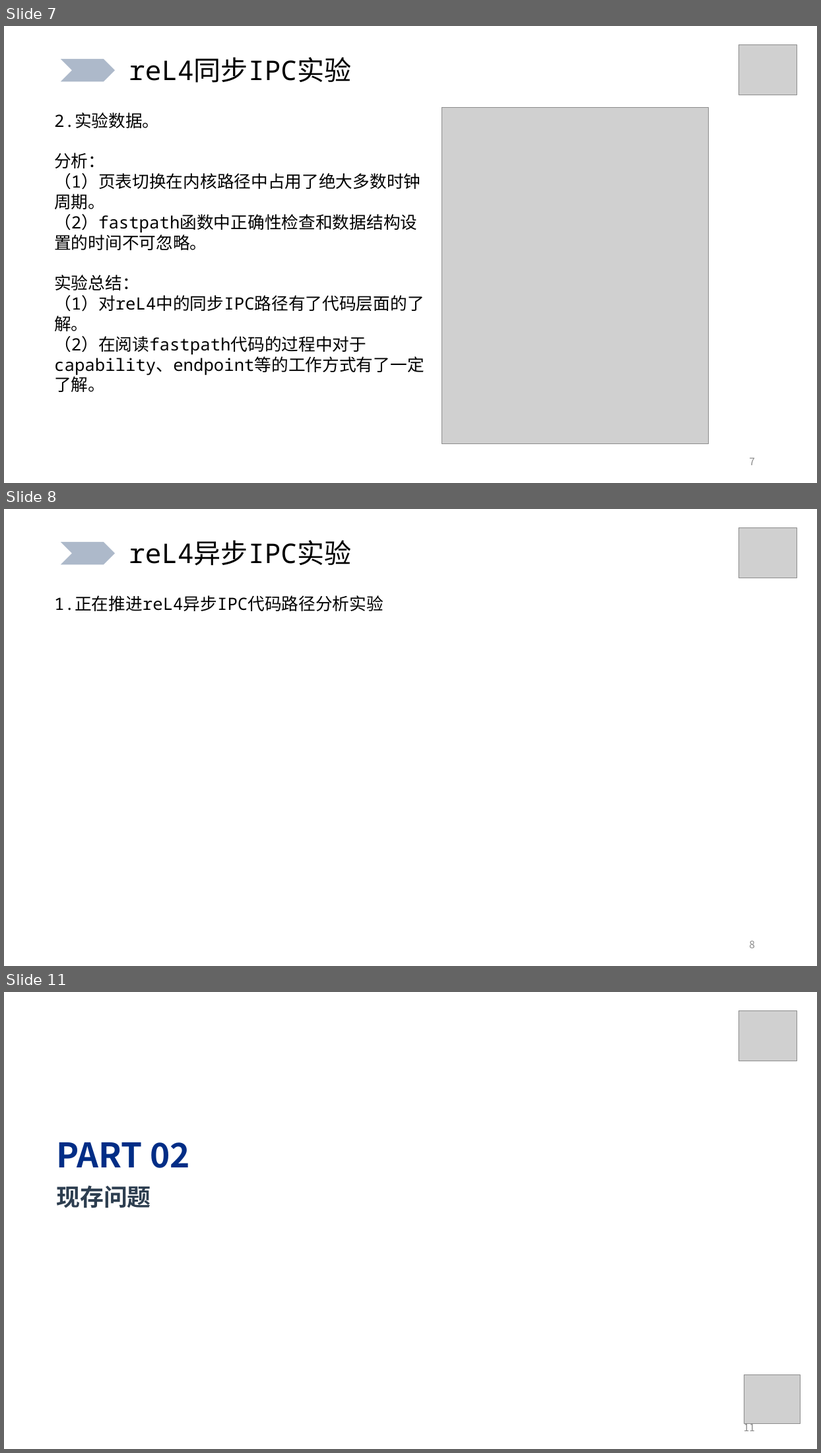
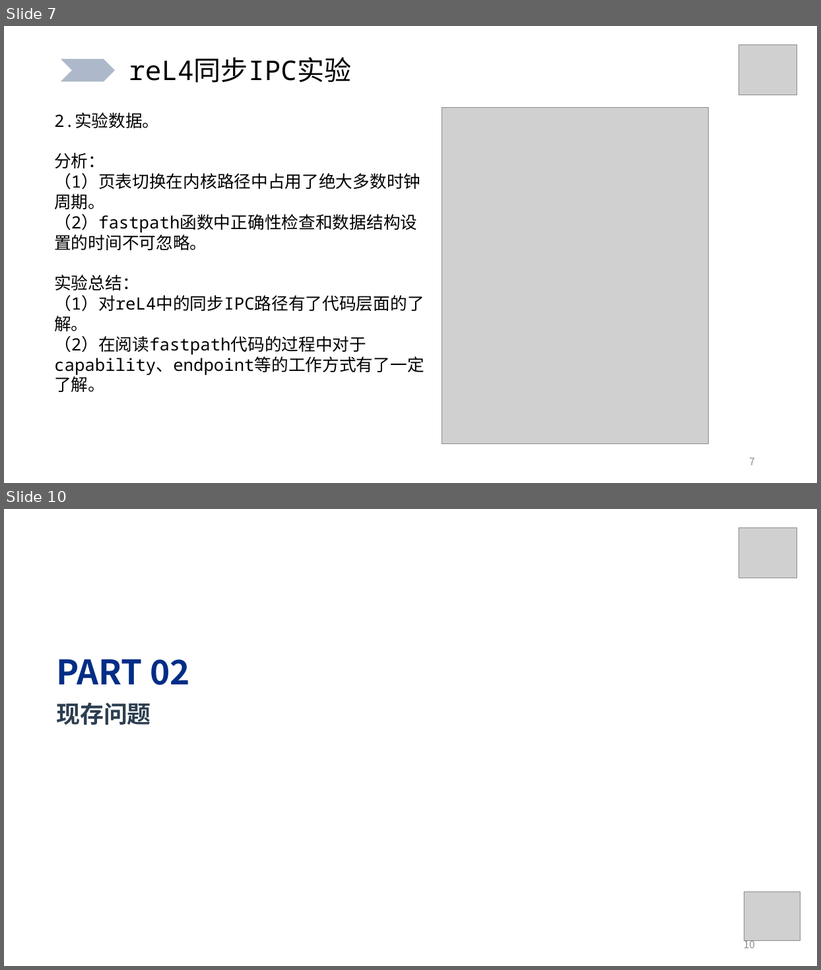
Before and after one commit to BIT-CWH/UndergraduateGraduationProject-2024-BIT-CWH, a slide deck: 中期报告-04-08.pptx. Shown one above the other, each under a label of ours: slides 7, 8 and 11 before the commit, slides 7 and 10 after it; the slides between them are not shown. The pictures are 821x1453 and 821x970 pixels, drawn with LibreOffice and Linux fonts; fonts in the diff are those of the drawing; grey boxes stand for pictures; background and template pictures are left out. Boxes give left, top, right and bottom in pixels: in the first picture for what was removed or moved away, otherwise in the second. Text is boxed around its words. In the diff, an @@ line names an element or a change of style, - is before the commit and + after.

```diff
--- a/中期报告-04-08.pptx
+++ b/中期报告-04-08.pptx
@@ slide 8 removed at bbox=[4, 509, 817, 966], background picture (left out) @@
@@ picture removed at bbox=[739, 528, 797, 578] @@
@@ chevron removed at bbox=[61, 542, 115, 564] @@
@@ text removed at bbox=[129, 540, 351, 566] @@
-reL4异步IPC实验
@@ text removed at bbox=[54, 595, 384, 611] @@
-1.正在推进reL4异步IPC代码路径分析实验
@@ page number removed at bbox=[749, 941, 755, 949] @@
-8
@@ what was slide 11 is now slide 10 @@
@@ page number at bbox=[744, 939, 755, 949]: text changed @@
-11
+10
```
Also in this commit, not shown: 4 slides changed, 2 other files.
